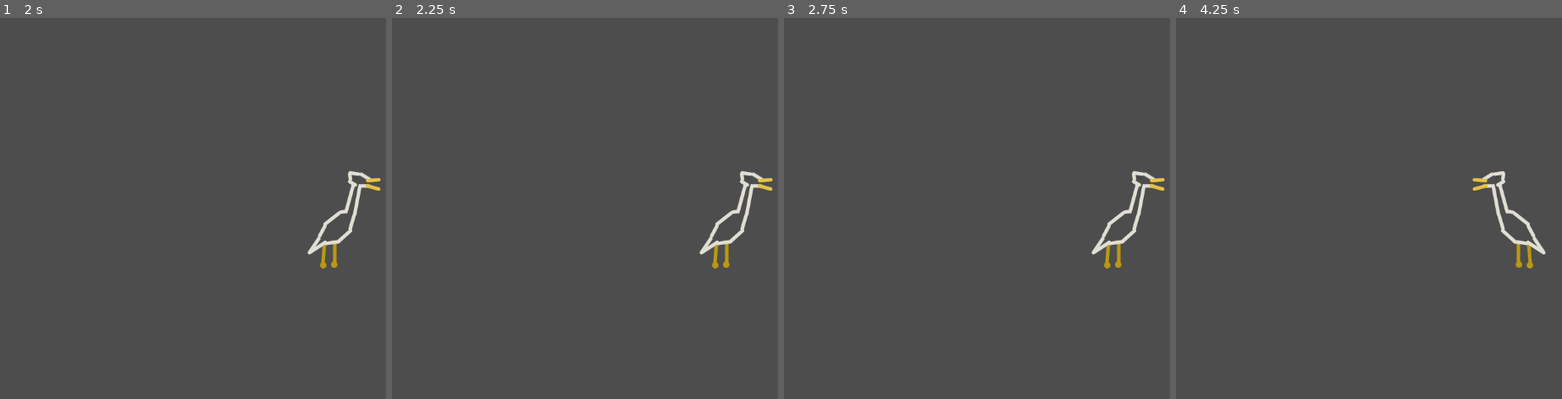
Above: before the commit, frames 1-4 (left to right).
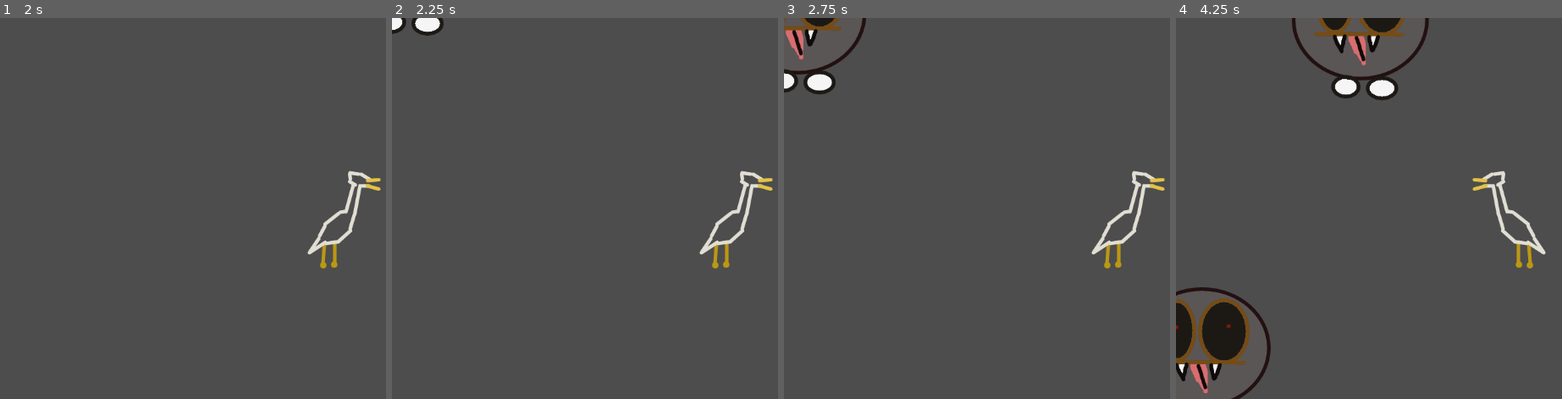
Above: after the commit, the same moments.

Repository: MNasert/Testgame
Game: Godot game, scene res://Scenes/main_menu.tscn
Two runs of this game, one before a commit and one after it. Both use one fixed random seed, a clock stepped at 60 frames per second and the inputs below.
Inputs (mouse positions are in pixels of both pictures, inside the frame that each line leads up to):
- Up to frame 1 (2 s): click "Scene 1" at 0.5 s; tap Enter at 1.25 s; move the mouse to (304, 284) at 1.27 s; press the mouse at (304, 284) at 1.28 s; hold W (up) from 1.28 s (still down)
- Up to frame 2 (2.25 s): keep holding W (up); tap Space at 2 s; move the mouse to (outside the picture) at 2.02 s; release the mouse at (outside the picture) at 2.03 s; click (outside the picture) at 2.1 s
- Up to frame 3 (2.75 s): keep holding W (up)
- Up to frame 4 (4.25 s): move the mouse to (1311, 151) at 2.77 s; release W (up) at 2.78 s; press the mouse at (1311, 151) at 2.78 s; hold A (left) from 2.78 s (still down); move the mouse to (1546, 208) at 3.52 s; release the mouse at (1546, 208) at 3.53 s; click (1546, 208) at 3.6 s

Frame 1 is identical in both runs. In frame 2, 0.4% of the frame differs, in the area x 0-14%, y 0-5%; in frame 3, 1.5%; in frame 4, 6.0%, in the area x 0-66%, y 0-100%.
Error after the commit: Cannot call method 'instantiate' on a null value. (res://Entities/Scripts/Player.gd:49)

Commit message:
newpush

Diff:
--- a/Entities/Enemy.tscn
+++ b/Entities/Enemy.tscn
@@ -1,12 +1,19 @@
-[gd_scene load_steps=2 format=3 uid="uid://cgf1iu2r6kttx"]
+[gd_scene load_steps=4 format=3 uid="uid://cgf1iu2r6kttx"]
 
 [ext_resource type="Script" path="res://Entities/Scripts/Enemy.gd" id="1_3upfv"]
+[ext_resource type="Texture2D" uid="uid://c3jx1y3pwwdm7" path="res://Graphics/emenimen.png" id="2_dvsq7"]
+
+[sub_resource type="CircleShape2D" id="CircleShape2D_205f3"]
+radius = 122.0
 
 [node name="Enemy" type="Node2D"]
 script = ExtResource("1_3upfv")
 
 [node name="EnemySprite" type="Sprite2D" parent="."]
+texture = ExtResource("2_dvsq7")
 
 [node name="Area2D" type="Area2D" parent="."]
 
 [node name="CollisionShape2D" type="CollisionShape2D" parent="Area2D"]
+position = Vector2(12, 0)
+shape = SubResource("CircleShape2D_205f3")
--- a/Entities/Scripts/Enemy.gd
+++ b/Entities/Scripts/Enemy.gd
@@ -1,6 +1,6 @@
 extends Node2D
 
-var target: Node2D
+var target: Node2D = null
 
 @export var speed: float = 0
 @export var hp: float = 0
@@ -8,9 +8,14 @@
 
 # Called when the node enters the scene tree for the first time.
 func _ready():
-	var target = get_tree().get_nodes_in_group("Player")[0]
+	pass
 
+func move(delta):
+	if self.target == null:
+		self.target = get_tree().get_nodes_in_group("Player")[0]
+		return
+	var movevec = (self.target.position - self.position).normalized() * self.speed
+	self.position += self.speed * movevec * delta
 
-# Called every frame. 'delta' is the elapsed time since the previous frame.
 func _process(delta):
-	pass
+	self.move(delta)
--- a/Entities/Scripts/Player.gd
+++ b/Entities/Scripts/Player.gd
@@ -7,6 +7,7 @@
 
 @export var bullet: PackedScene
 
+var can_shoot = true
 var firerate_cooldown = 1/firerate  # cooldown in s
 # Called when the node enters the scene tree for the first time.
 func _ready():
@@ -14,19 +15,19 @@
 
 func get_inputs() -> Array[bool]:
 	var inputs: Array[bool] = [0, 0, 0, 0, 0]
-	if Input.is_action_just_pressed("up"):
+	if Input.is_action_pressed("up"):
 		inputs[0] = 1
-	if Input.is_action_just_pressed("down"):
+	if Input.is_action_pressed("down"):
 		inputs[1] = 1
-	if Input.is_action_just_pressed("left"):
+	if Input.is_action_pressed("left"):
 		inputs[2] = 1
-	if Input.is_action_just_pressed("right"):
+	if Input.is_action_pressed("right"):
 		inputs[3] = 1
-	if Input.is_action_just_pressed("shoot"):
+	if Input.is_action_pressed("shoot"):
 		inputs[4] = 1
 	return inputs
 
-func move(inputs: Array[bool]):
+func move(inputs: Array[bool], delta: float):
 	var movevec = Vector2(0, 0)
 	if inputs[0]:
 		movevec.y += -1
@@ -36,14 +37,18 @@
 		movevec.x += -1
 		$PlayerSprite.flip_h = true
 	if inputs[3]:
-		movevec.y += 1
+		movevec.x += 1
 		$PlayerSprite.flip_h = false
-	self.position += movevec * self.speed
+	self.position += movevec * self.speed * delta
 
 func shoot(inputs: Array[bool]):
-	return
+	if not inputs[4]:
+		return
+	if not self.can_shoot:
+		return
+	var new_bullet = self.bullet.instantiate()
 
 func _process(delta):
 	var inputs = self.get_inputs()
-	self.move(inputs)
+	self.move(inputs, delta)
 	self.shoot(inputs)
--- a/Scenes/Levels/Level1.tscn
+++ b/Scenes/Levels/Level1.tscn
@@ -1,6 +1,7 @@
-[gd_scene load_steps=2 format=3 uid="uid://0a37e7s1aedc"]
+[gd_scene load_steps=3 format=3 uid="uid://0a37e7s1aedc"]
 
 [ext_resource type="PackedScene" uid="uid://bbg3qm85gpqy8" path="res://Entities/Player.tscn" id="1_w8x3t"]
+[ext_resource type="PackedScene" uid="uid://cgf1iu2r6kttx" path="res://Entities/Enemy.tscn" id="2_l478s"]
 
 [node name="Level1" type="Node2D"]
 
@@ -9,3 +10,9 @@
 firerate = 1.0
 damage = 1
 health = 10
+
+[node name="Enemy" parent="." instance=ExtResource("2_l478s")]
+position = Vector2(-831, -47)
+
+[node name="Enemy2" parent="." instance=ExtResource("2_l478s")]
+position = Vector2(-562, -605)
Not shown, added: Graphics/emenimen.png.import
